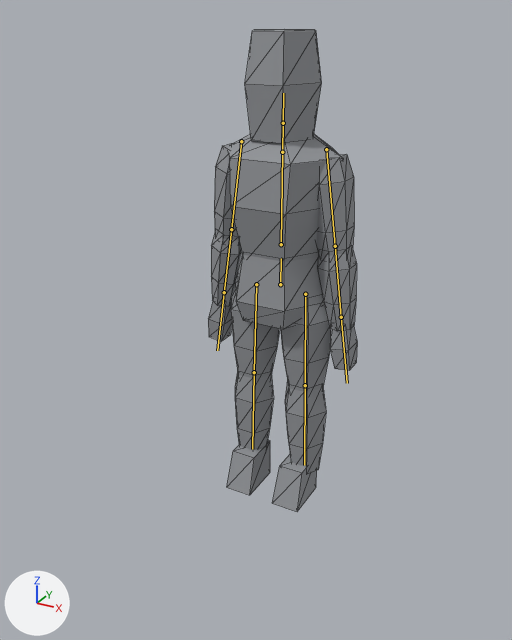
The glTF model assets/models/runner.glb as it was, and as the next commit left it.
Rendered twice from a camera (50 mm lens) standing at (1.14, -2.27, 1.87) and looking at (-0.07, -0.07, 0.77). Arrows for +X, +Y and +Z are at lower left; the lights stay in place. The first picture is the older version. The bones that change, and the others that lie on the model, are drawn over the model as lines. Mesh edges are drawn as thin lines.

In view in the first picture: 'Runner'.
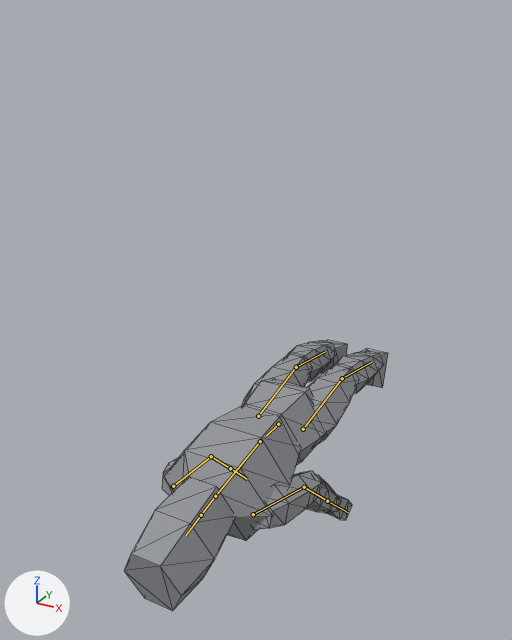
The newer file adds an action. The first version stands in its rest pose; the second is drawn at frame 16 of the action 'Death'.

Where the change shows, as pixel boxes (x1, y1, x2, y2) in the pictures (512 x 640 px):
'Runner', posed (77% wider, 44% shorter)
    before: (208, 29, 357, 512)
    after: (124, 340, 388, 611)
bone 'Hips', root to tip
    before: (280, 284) to (281, 258)
    after: (278, 424) to (266, 435)
bone 'Spine', root to tip
    before: (281, 244) to (282, 152)
    after: (260, 441) to (215, 496)
bone 'Neck', root to tip
    before: (282, 152) to (283, 123)
    after: (215, 496) to (201, 515)
bone 'Head', root to tip
    before: (283, 123) to (283, 93)
    after: (201, 515) to (185, 536)
bone 'UpperArm.L', root to tip
    before: (326, 149) to (335, 246)
    after: (253, 514) to (304, 487)
bone 'LowerArm.L', root to tip
    before: (335, 246) to (341, 317)
    after: (304, 487) to (327, 501)
bone 'UpperArm.R', root to tip
    before: (241, 141) to (231, 229)
    after: (173, 486) to (211, 456)
bone 'LowerArm.R', root to tip
    before: (231, 229) to (224, 292)
    after: (211, 456) to (230, 468)
bone 'Thigh.L', root to tip
    before: (305, 294) to (305, 385)
    after: (303, 429) to (342, 378)
bone 'Shin.L', root to tip
    before: (305, 385) to (304, 465)
    after: (342, 378) to (371, 362)
bone 'Thigh.R', root to tip
    before: (256, 284) to (254, 372)
    after: (258, 416) to (296, 367)
bone 'Shin.R', root to tip
    before: (254, 372) to (252, 449)
    after: (296, 367) to (325, 351)

The change in detail:
Bone 'Hips' (bone_hips) moves from (0.0, 0.0, 0.0) to (0.0, -0.62, 0.0).
Bone 'Hips' (bone_hips) turns from (0, 0, 0) to (88, 0, 0) degrees about its own x, y and z.
Bone 'Spine' (bone_spine) turns from (0, 0, 0) to (8, 0, 0) degrees about its own x, y and z.
Bone 'Neck' (bone_neck) turns from (0, 0, 0) to (3, 0, 0) degrees about its own x, y and z.
Bone 'Head' (bone_head) turns from (0, 0, 0) to (3, 0, 0) degrees about its own x, y and z.
Bone 'UpperArm.L' (bone_upperarm_l) turns from (0, 0, 0) to (20, 0, 0) degrees about its own x, y and z.
Bone 'LowerArm.L' (bone_lowerarm_l) turns from (0, 0, 0) to (30, 0, 0) degrees about its own x, y and z.
Bone 'UpperArm.R' (bone_upperarm_r) turns from (0, 0, 0) to (20, 0, 0) degrees about its own x, y and z.
Bone 'LowerArm.R' (bone_lowerarm_r) turns from (0, 0, 0) to (30, 0, 0) degrees about its own x, y and z.
Bone 'Thigh.L' (bone_thigh_l) turns from (0, 0, 0) to (-10, 0, 0) degrees about its own x, y and z.
Bone 'Shin.L' (bone_shin_l) turns from (0, 0, 0) to (20, 0, 0) degrees about its own x, y and z.
Bone 'Thigh.R' (bone_thigh_r) turns from (0, 0, 0) to (-10, 0, 0) degrees about its own x, y and z.
Bone 'Shin.R' (bone_shin_r) turns from (0, 0, 0) to (20, 0, 0) degrees about its own x, y and z.
